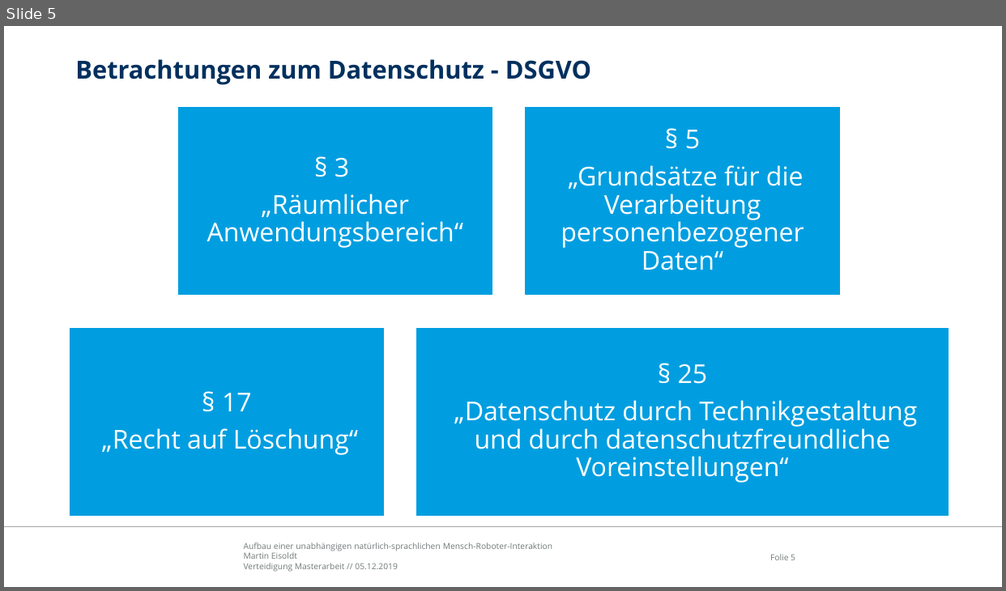
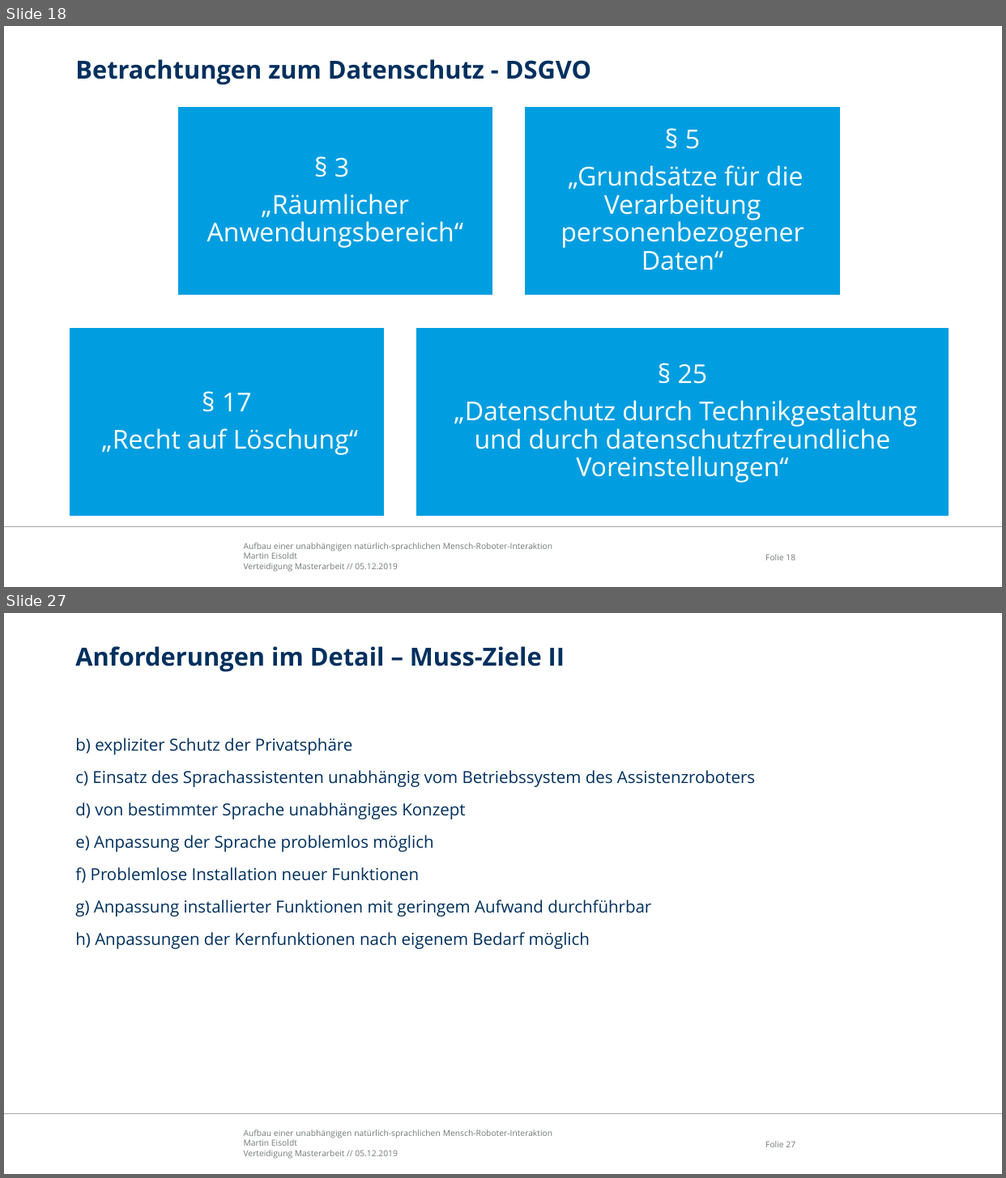
Before and after one commit to edegeyer/masterarbeit, a slide deck: verteidigung/verteidigung.pptx. Shown one above the other, each under a label of ours: slide 5 before the commit, slides 18 and 27 after it; the slides between them are not shown. The pictures are 1006x591 and 1006x1178 pixels, drawn with LibreOffice and Linux fonts; fonts in the diff are those of the drawing; background and template pictures are left out. Boxes give left, top, right and bottom in pixels: in the first picture for what was removed or moved away, otherwise in the second. Text is boxed around its words. In the diff, an @@ line names an element or a change of style, - is before the commit and + after.

```diff
--- a/verteidigung/verteidigung.pptx
+++ b/verteidigung/verteidigung.pptx
@@ slide 27 added at (4,613,1002,1174), background #FFFFFF; not listed: 3 template elements that a slide beside it also shows @@
@@ title added at (75,646,565,672), 24 pt, text #00305E, bold @@
+Anforderungen im Detail – Muss-Ziele II
@@ text added at (75,738,755,949), 16 pt, text #00305E @@
+b) expliziter Schutz der Privatsphäre
+c) Einsatz des Sprachassistenten unabhängig vom Betriebssystem des Assistenzroboters
+d) von bestimmter Sprache unabhängiges Konzept
+e) Anpassung der Sprache problemlos möglich
+f) Problemlose Installation neuer Funktionen
+g) Anpassung installierter Funktionen mit geringem Aufwand durchführbar
+h) Anpassungen der Kernfunktionen nach eigenem Bedarf möglich
@@ what was slide 5 is now slide 18 @@
@@ page number at (765,554,795,561): text changed @@
-Folie 5
+Folie 18
```
Also in this commit, not shown: 9 slides changed, 6 other slides added, 1 slide removed, 3 other files.
